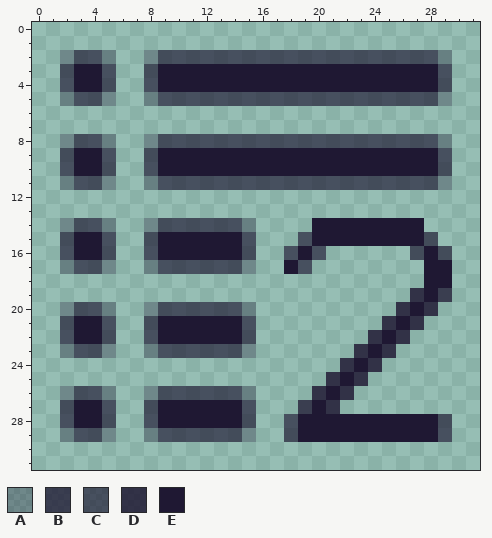
Pixel-art file: public/images/favicon.aseprite. The first picture shows the starting point.
32x32 pixels, 1 frame. Pixels under 10% opacity are left out.
Palette (. is transparent): A #1f183353  B #1f1833c5  C #1f1833a9  D #1f1833d7  E #1f1833
After the commit:
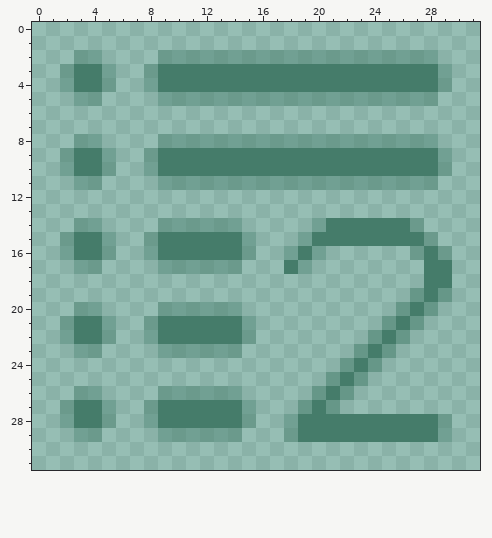
From the commit log: Favicon is now green
Edits made:
Colour C changes from #1f1833a9 to #457c6a73.
Colour D changes from #1f1833d7 to #457c6a98.
Colour E changes from #1f1833 to #457c6a.
The author changed colour E to colour C in row 14 at x 20 and 27.
The author changed colour B to colour D in row 19 at x 29; in row 27 at x 19.
The edit erases colour A in row 2 at x 2, 5, 8 and 29; in row 5 at x 2, 5, 8 and 29; in row 8 at x 2, 5, 8 and 29; in row 11 at x 2, 5, 8 and 29; in row 14 at x 2, 5, 8 and 15; in row 17 at x 2, 5, 8 and 15.
The edit erases colour A in row 20 at x 2, 5, 8 and 15; in row 23 at x 2, 5, 8 and 15; in row 26 at x 2, 5, 8 and 15; in row 29 at x 2, 5, 8 and 15.
Pixel boxes of the changes (left, top, right, bottom) in both pictures:
changed: (60, 50, 452, 442)
